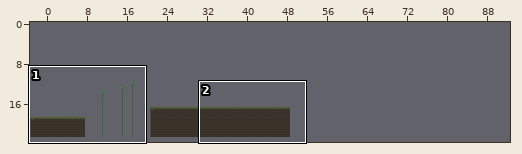
One commit to this Tiled map (JSON): assets/maps/nivel3.json. Above, an overview of the earlier version with the close-up marked.
Close-up. Before the commit:
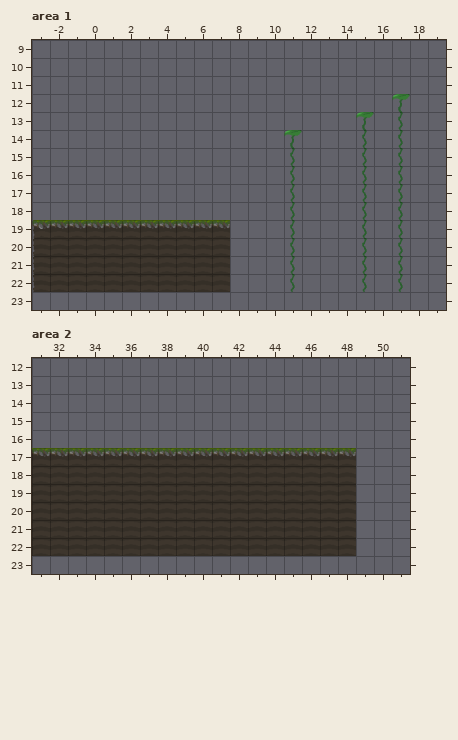
Cells are 64x64 px. Shown: area 1 x -3..19, y 9..23; area 2 x 31..51, y 12..23. The commit also changed other parts of the map, which this record leaves out. The old version is drawn lined up with the new one.
After:
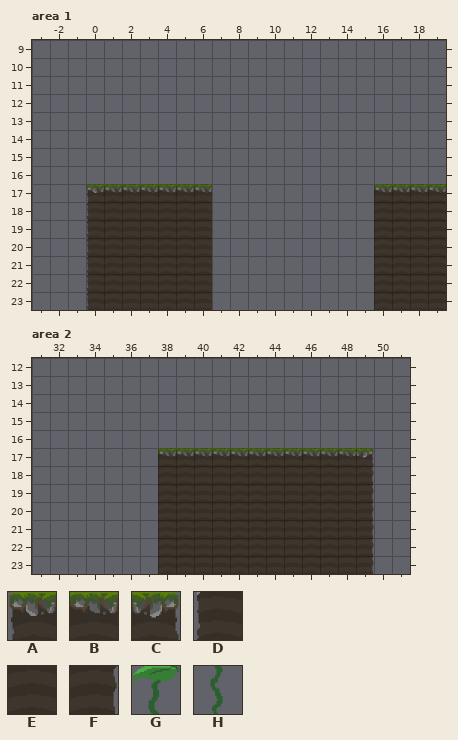
Key: from "forest": A 0, B 1, C 2, D 3, E 4, F 5, G 41, H 42.
_ is an empty cell.
Difference:
map size 52x24 -> 93x24 cells (old content now starts at -3,-1; both pictures use the new coordinates)
Layer "Suelo", area 1:
Tile A is added in row 17 at x 0.
Tile B replaces tile H in row 17 at x 17.
Tile B is added in row 17 at x 1 to 6, 16 and 18 to 19.
Tile D replaces tile B in row 19 at x 0.
Tile D replaces tile E in rows 20 to 22 at x 0.
Tile D is added in row 18 at x 0; in row 23 at x 0.
Tile E replaces tile B in row 19 at x 1 to 6.
Tile E replaces tile H in rows 18 to 22 at x 17.
Tile E is added in row 18 at x 1 to 6, 16 and 18 to 19; in rows 19 to 22 at x 16 and 18 to 19; in row 23 at x 1 to 6 and 16 to 19.
The edit erases tile A in row 19 at x -3.
The edit erases tile B in row 19 at x -2 to -1 and 7.
The edit erases tile D in rows 20 to 22 at x -3.
The edit erases tile E in rows 20 to 22 at x -2 to -1 and 7.
The edit erases tile G in row 12 at x 17; in row 13 at x 15; in row 14 at x 11.
The edit erases tile H in row 13 at x 17; in row 14 at x 15 and 17; in rows 15 to 16 at x 11, 15 and 17; in rows 17 to 22 at x 11 and 15.
Layer "Suelo", area 2:
Tile C is added in row 17 at x 49.
Tile E is added in row 23 at x 38 to 48.
Tile F is added in rows 18 to 23 at x 49.
The edit erases tile B in row 17 at x 31 to 37.
The edit erases tile E in rows 18 to 22 at x 31 to 37.
Pixel boxes of the changes (left, top, right, bottom) in both close-ups:
changed: (356, 94, 446, 310)
removed: (284, 130, 302, 292)
changed: (32, 184, 230, 310)
changed: (32, 448, 374, 574)
